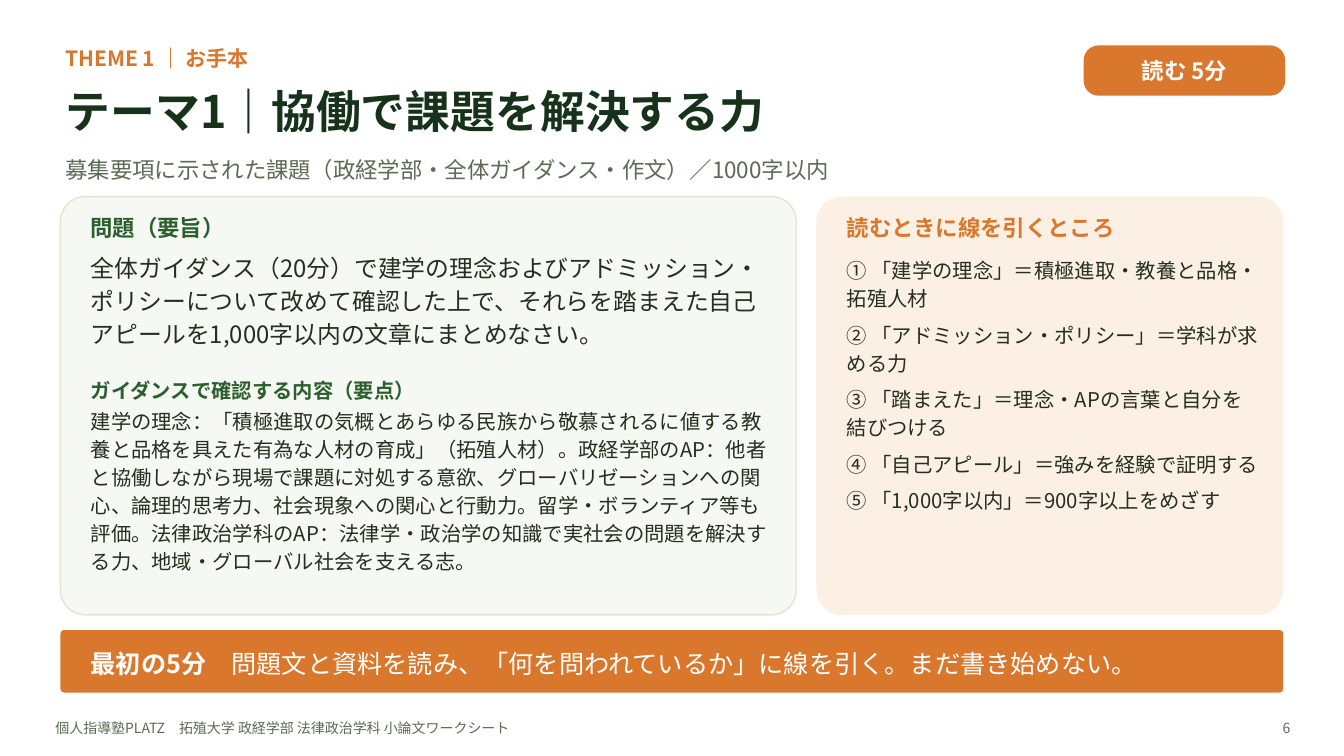
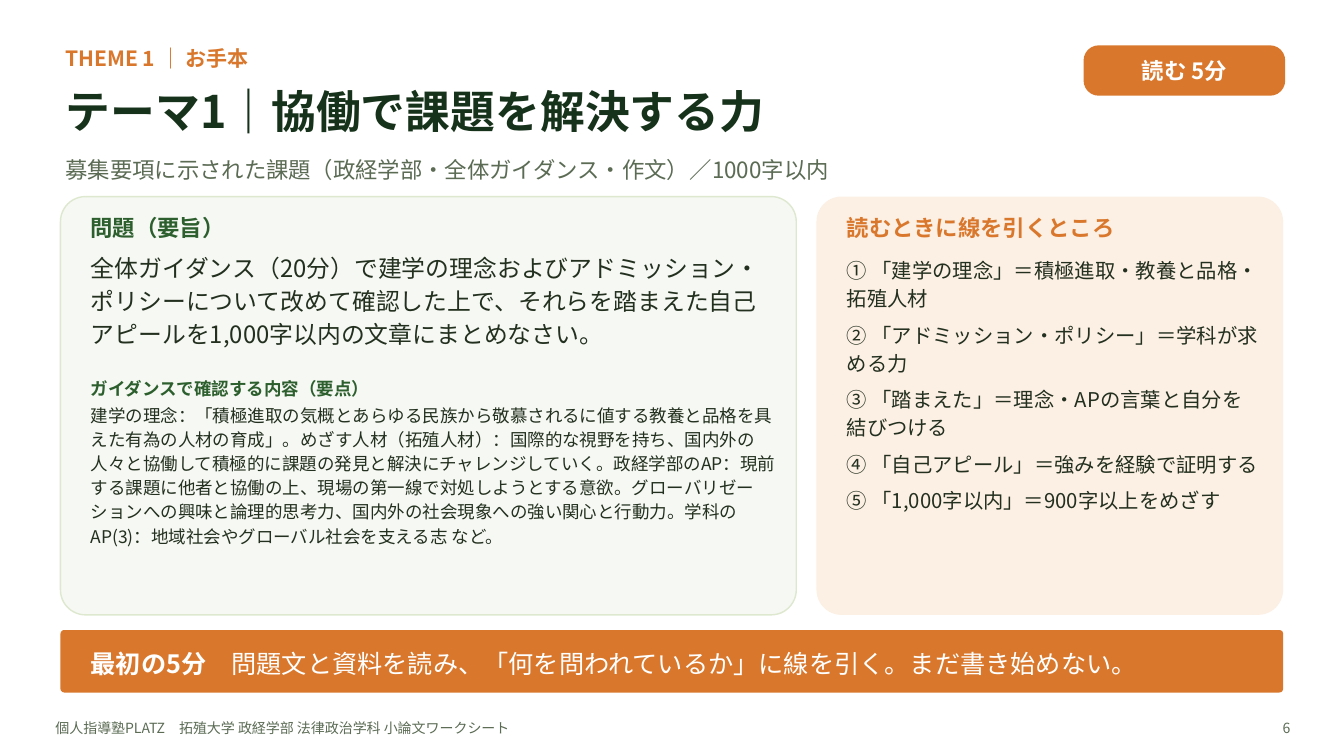
Before and after one commit to platzgod/PLATZAI-, a slide deck: slide 6 of 小論文添削（ショー）/ワークシート/拓殖大学_政経学部法律政治学科/拓殖大学_政経学部法律政治学科_小論文ワークシート.pptx. Drawn at 1344x756 pixels with LibreOffice and Linux fonts; fonts in the diff are those of the drawing. Boxes give left, top, right and bottom in pixels: in the first picture for what was removed or moved away, otherwise in the second. Text is boxed around its words. In the diff, an @@ line names an element or a change of style, - is before the commit and + after.

```diff
--- a/小論文添削（ショー）/ワークシート/拓殖大学_政経学部法律政治学科/拓殖大学_政経学部法律政治学科_小論文ワークシート.pptx
+++ b/小論文添削（ショー）/ワークシート/拓殖大学_政経学部法律政治学科/拓殖大学_政経学部法律政治学科_小論文ワークシート.pptx
@@ text at (91,380,370,397): size 14.5 to 12.5 pt in "ガイダンスで確認する内容（要点）" @@
@@ text at (91,407,775,547): text changed; size 14.5 to 12.5 pt @@
-建学の理念：「積極進取の気概とあらゆる民族から敬慕されるに値する教養と品格を具えた有為な人材の育成」（拓殖人材）。政経学部のAP：他者と協働しながら現場で課題に対処する意欲、グローバリゼーションへの関心、論理的思考力、社会現象への関心と行動力。留学・ボランティア等も評価。法律政治学科のAP：法律学・政治学の知識で実社会の問題を解決する力、地域・グローバル社会を支える志。
+建学の理念：「積極進取の気概とあらゆる民族から敬慕されるに値する教養と品格を具えた有為の人材の育成」。めざす人材（拓殖人材）：国際的な視野を持ち、国内外の人々と協働して積極的に課題の発見と解決にチャレンジしていく。政経学部のAP：現前する課題に他者と協働の上、現場の第一線で対処しようとする意欲。グローバリゼーションへの興味と論理的思考力、国内外の社会現象への強い関心と行動力。学科のAP(3)：地域社会やグローバル社会を支える志 など。
```
Also in this commit, not shown: 11 other slides changed, 6 other files.
